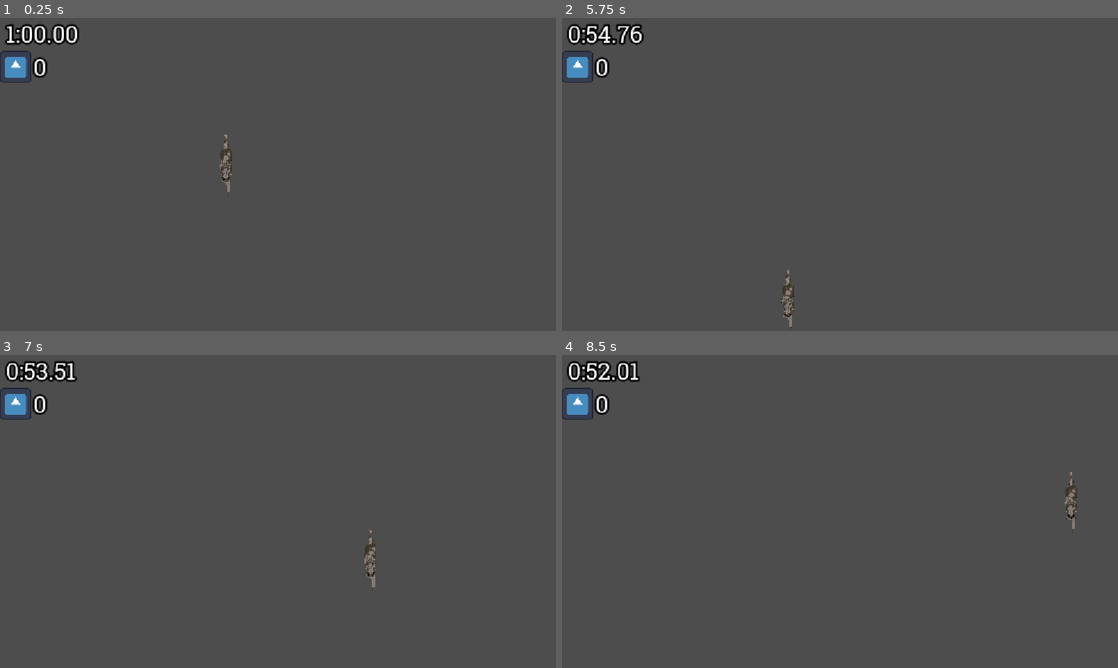
Above: before the commit, frames 1-4 (two rows, left to right).
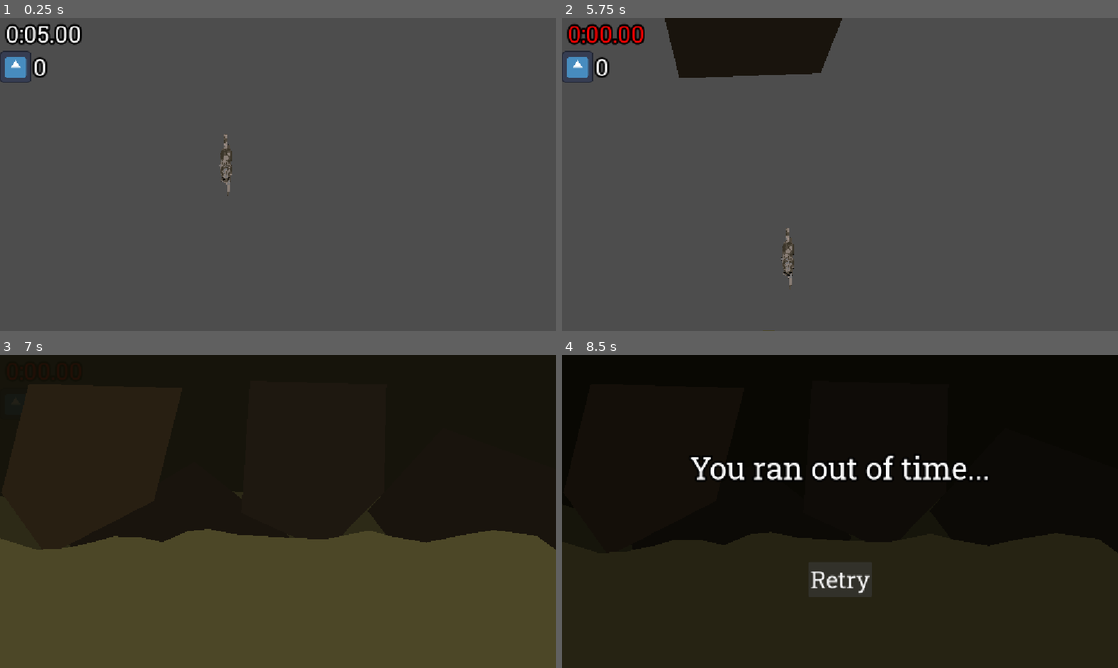
Above: after the commit, the same moments.

Repository: Emarald64/ancient-game-jam
Game: Godot game, scene res://source/main.tscn
Two runs of this game, one before a commit and one after it. Both use one fixed random seed, a clock stepped at 60 frames per second and the inputs below. The engine's default icon, where the game draws it, is replaced by a stand-in: a white triangle on a blue panel in a dark square.
Inputs (mouse positions are in pixels of both pictures, inside the frame that each line leads up to):
- Up to frame 1 (0.25 s): no input
- Up to frame 2 (5.75 s): tap Enter at 0.5 s; hold D (move_right) 0.53-1.28 s; hold S (move_down) 1.28-2.03 s; hold D (move_right) 2.03-2.78 s; hold W (move_up) 2.78-3.53 s; hold A (move_left) 3.53-5.03 s; hold S (move_down) from 5.03 s (still down)
- Up to frame 3 (7 s): release S (move_down) at 5.78 s; hold D (move_right) 5.78-6.53 s; hold W (move_up) from 6.53 s (still down)
- Up to frame 4 (8.5 s): release W (move_up) at 7.28 s; hold D (move_right) 7.28-8 s; click (840, 580) at 8 s, where only the run after the commit has a clickable "Retry"

The runs differ from the first frame. In frame 1, 0.7% of the frame differs, in the area x 0-15%, y 2-9%; in frame 2, 6.2%; in frame 3, 100%, in the area x 0-100%, y 0-100%; in frame 4, 99%.

Commit message:
Play animation when running out of time and allow changing death screen text

Diff:
--- a/project.godot
+++ b/project.godot
@@ -14,6 +14,10 @@
 run/main_scene="uid://dut4kwctm6nl"
 config/features=PackedStringArray("4.7", "GL Compatibility")
 config/icon="res://icon.svg"
+
+[autoload]
+
+Globals="*uid://1loaem86wmiu"
 
 [debug]
 
--- /dev/null
+++ b/source/globals.gd
@@ -0,0 +1,7 @@
+extends Node
+
+enum DAMAGE_TYPE{
+	timeout,
+	arrow,
+	unknown
+}
--- /dev/null
+++ b/source/main.gd
@@ -0,0 +1,5 @@
+class_name Main
+extends Node2D
+
+@onready var player=%Player
+@onready var dealth_screen=%DeathScreen
--- a/source/main.tscn
+++ b/source/main.tscn
@@ -1,16 +1,22 @@
 [gd_scene format=3 uid="uid://dut4kwctm6nl"]
 
+[ext_resource type="Script" uid="uid://b873hjapey7" path="res://source/main.gd" id="1_2uit2"]
 [ext_resource type="PackedScene" uid="uid://c371gspmx2x7j" path="res://source/player.tscn" id="1_kaxhg"]
 [ext_resource type="PackedScene" uid="uid://b3g4yrvnavcsi" path="res://source/ui/game_timer.tscn" id="2_62cc7"]
 [ext_resource type="PackedScene" uid="uid://dm176ci0ctmpm" path="res://source/ui/money_counter.tscn" id="3_c1q7g"]
 [ext_resource type="TileSet" uid="uid://doybb3uq46ygn" path="res://source/tile_set.tres" id="3_caq8k"]
+[ext_resource type="PackedScene" uid="uid://hgxjysbpdkyq" path="res://source/ui/time_out_animation.tscn" id="4_4naa1"]
 [ext_resource type="PackedScene" uid="uid://b01h4mwxfmumd" path="res://source/pickups/base_pickup.tscn" id="4_s8x7u"]
+[ext_resource type="PackedScene" uid="uid://jw2l3450taoy" path="res://source/ui/death_screen.tscn" id="5_1elff"]
 [ext_resource type="Script" uid="uid://bjl68sof7gcws" path="res://source/pickups/money_pickup.gd" id="6_s8x7u"]
 
 [node name="Main" type="Node2D" unique_id=1110147883]
+script = ExtResource("1_2uit2")
 
-[node name="Player" parent="." unique_id=610998424 instance=ExtResource("1_kaxhg")]
+[node name="Player" parent="." unique_id=610998424 node_paths=PackedStringArray("main") instance=ExtResource("1_kaxhg")]
+unique_name_in_owner = true
 position = Vector2(468, 306)
+main = NodePath("..")
 
 [node name="UILayer" type="CanvasLayer" parent="." unique_id=296706503]
 
@@ -25,6 +31,11 @@
 [node name="MoneyCounter" parent="UILayer/VBoxContainer" unique_id=536954178 instance=ExtResource("3_c1q7g")]
 layout_mode = 2
 
+[node name="TimeOutAnimation" parent="UILayer" unique_id=603268710 instance=ExtResource("4_4naa1")]
+
+[node name="DeathScreen" parent="UILayer" unique_id=791762848 instance=ExtResource("5_1elff")]
+unique_name_in_owner = true
+
 [node name="TileMapLayer" type="TileMapLayer" parent="." unique_id=1317110864]
 tile_set = ExtResource("3_caq8k")
 
@@ -34,3 +45,6 @@
 value = 1000000
 
 [connection signal="collected_money" from="Player" to="UILayer/VBoxContainer/MoneyCounter" method="add_money"]
+[connection signal="time_up" from="UILayer/VBoxContainer/GameTimer" to="UILayer/TimeOutAnimation" method="play"]
+[connection signal="time_up" from="UILayer/VBoxContainer/GameTimer" to="Player" method="die" binds= [false]]
+[connection signal="show_death_screen" from="UILayer/TimeOutAnimation" to="UILayer/DeathScreen" method="appear" binds= [0]]
--- /dev/null
+++ b/source/pickups/health_pickup.gd
@@ -0,0 +1,4 @@
+class_name HealthPickup
+extends Pickup
+
+var heals_for:int
--- a/source/player.gd
+++ b/source/player.gd
@@ -1,18 +1,43 @@
 extends CharacterBody2D
 
 const SPEED = 400.0
+const DAMAGE_TYPE=Globals.DAMAGE_TYPE
 
+var health:=5
+var is_dying:=false
+@export var main:Main
 signal collected_money(amount:int)
 
 func _physics_process(delta: float) -> void:
-	var movement=Input.get_vector("move_left","move_right","move_up","move_down")
+	if not is_dying:
+		var movement=Input.get_vector("move_left","move_right","move_up","move_down")
+		velocity=movement*SPEED
 
-	velocity=movement*SPEED
-
-	move_and_slide()
+		move_and_slide()
 
 func _on_pickup(pickup: Area2D) -> void:
 	if pickup is MoneyPickup:
 		print("got pickup worth ",pickup.value)
 		collected_money.emit(pickup.value)
+	if pickup is HealthPickup:
+		heal(pickup.heals_for)
+	if pickup is Pickup:
 		pickup.queue_free()
+
+func heal(amount:int):
+	health+=amount
+	update_health()
+
+func hurt(amount:int):
+	health-=amount
+	if health<=0:
+		health=0
+	update_health()
+
+func die(display_death_screen:=true,damage_type:=DAMAGE_TYPE.unknown):
+	is_dying=true
+	if display_death_screen:
+		main.dealth_screen.appear()
+
+func update_health():
+	pass
--- /dev/null
+++ b/source/ui/death_screen.gd
@@ -0,0 +1,13 @@
+extends ColorRect
+
+const DAMAGE_TYPE=Globals.DAMAGE_TYPE
+
+const DEATH_MESSAGES={
+	DAMAGE_TYPE.timeout:"You ran out of time...",
+	DAMAGE_TYPE.arrow:"You were shot by an arrow...",
+	DAMAGE_TYPE.unknown:"Your death was lost to time..."
+}
+
+func appear(damage_type:=DAMAGE_TYPE.unknown):
+	$Label.text=DEATH_MESSAGES[damage_type]
+	$AnimationPlayer.play("appear")
--- a/source/ui/death_screen.tscn
+++ b/source/ui/death_screen.tscn
@@ -1,4 +1,67 @@
 [gd_scene format=3 uid="uid://jw2l3450taoy"]
+
+[ext_resource type="Script" uid="uid://bsdx52pja0cnc" path="res://source/ui/death_screen.gd" id="1_jlj6x"]
+
+[sub_resource type="Animation" id="Animation_gxxlj"]
+length = 0.001
+tracks/0/type = "value"
+tracks/0/imported = false
+tracks/0/enabled = true
+tracks/0/path = NodePath(".:modulate")
+tracks/0/interp = 1
+tracks/0/loop_wrap = true
+tracks/0/keys = {
+"times": PackedFloat32Array(0),
+"transitions": PackedFloat32Array(1),
+"update": 0,
+"values": [Color(1, 1, 1, 0)]
+}
+tracks/1/type = "value"
+tracks/1/imported = false
+tracks/1/enabled = true
+tracks/1/path = NodePath(".:visible")
+tracks/1/interp = 1
+tracks/1/loop_wrap = true
+tracks/1/keys = {
+"times": PackedFloat32Array(0),
+"transitions": PackedFloat32Array(1),
+"update": 1,
+"values": [false]
+}
+
+[sub_resource type="Animation" id="Animation_87lch"]
+resource_name = "appear"
+length = 0.5
+tracks/0/type = "value"
+tracks/0/imported = false
+tracks/0/enabled = true
+tracks/0/path = NodePath(".:modulate")
+tracks/0/interp = 1
+tracks/0/loop_wrap = true
+tracks/0/keys = {
+"times": PackedFloat32Array(0, 0.5),
+"transitions": PackedFloat32Array(1, 1),
+"update": 0,
+"values": [Color(1, 1, 1, 0), Color(1, 1, 1, 1)]
+}
+tracks/1/type = "value"
+tracks/1/imported = false
+tracks/1/enabled = true
+tracks/1/path = NodePath(".:visible")
+tracks/1/interp = 1
+tracks/1/loop_wrap = true
+tracks/1/keys = {
+"times": PackedFloat32Array(0),
+"transitions": PackedFloat32Array(1),
+"update": 1,
+"values": [true]
+}
+
+[sub_resource type="AnimationLibrary" id="AnimationLibrary_raqh1"]
+_data = {
+&"RESET": SubResource("Animation_gxxlj"),
+&"appear": SubResource("Animation_87lch")
+}
 
 [node name="DeathScreen" type="ColorRect" unique_id=791762848]
 visible = false
@@ -8,7 +71,8 @@
 anchor_bottom = 1.0
 grow_horizontal = 2
 grow_vertical = 2
-color = Color(0, 0, 0, 1)
+color = Color(0, 0, 0, 0.5019608)
+script = ExtResource("1_jlj6x")
 
 [node name="Label" type="Label" parent="." unique_id=1170738697]
 layout_mode = 1
@@ -24,7 +88,6 @@
 grow_horizontal = 2
 grow_vertical = 2
 theme_override_font_sizes/font_size = 64
-text = "You ran out of time... "
 metadata/_edit_use_anchors_ = true
 
 [node name="Button" type="Button" parent="." unique_id=271287176]
@@ -42,3 +105,6 @@
 grow_vertical = 0
 theme_override_font_sizes/font_size = 48
 text = "Retry"
+
+[node name="AnimationPlayer" type="AnimationPlayer" parent="." unique_id=476545155]
+libraries/ = SubResource("AnimationLibrary_raqh1")
--- a/source/ui/game_timer.gd
+++ b/source/ui/game_timer.gd
@@ -1,7 +1,7 @@
 extends Label
 
 var time_startup=.5
-var time_left:=60.0
+var time_left:=5.0
 const START_FLASING:=15
 var sent_time_up:=false
 
Not shown, added: source/globals.gd.uid
Not shown, added: source/main.gd.uid
Not shown, added: source/pickups/health_pickup.gd.uid
Not shown, added: source/ui/death_screen.gd.uid
